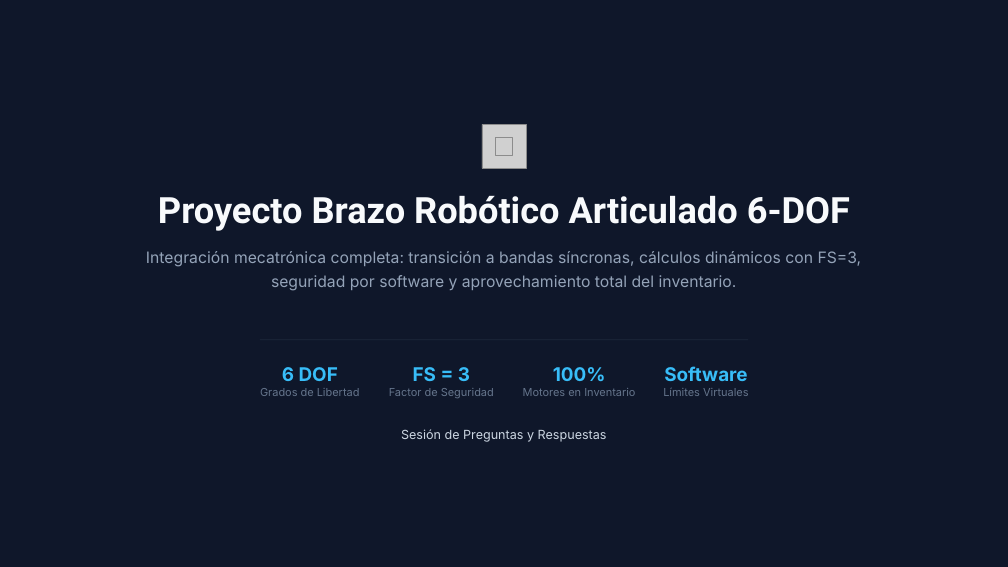
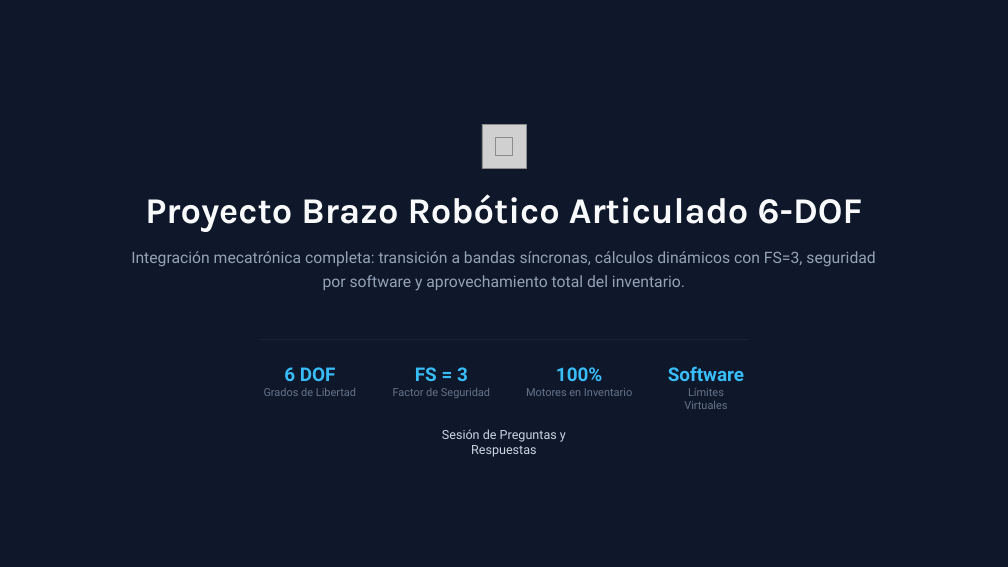
Before and after one commit to diegomaarquez/reBotArm, a slide deck: slide 21 of assets/Dume.pptx. Drawn at 1008x567 pixels with LibreOffice and Linux fonts; fonts in the diff are those of the drawing; grey boxes stand for pictures. Boxes give left, top, right and bottom in pixels: in the first picture for what was removed or moved away, otherwise in the second. Text is boxed around its words. In the diff, an @@ line names an element or a change of style, - is before the commit and + after.

```diff
--- a/assets/Dume.pptx
+++ b/assets/Dume.pptx
@@ text "Proyecto Brazo Robótico Articulado 6-DOF": place and size @@
-text "Proyecto Brazo Robótico Articulado 6-DOF" at box(158, 196, 850, 231)
+text "Proyecto Brazo Robótico Articulado 6-DOF" at box(145, 194, 863, 232)
@@ text "Proyecto Brazo Robótico Articulado 6-DOF" at box(145, 194, 863, 232): font Roboto to Karla @@
@@ font Inter to Roboto in 10 elements at box(131, 251, 875, 291), box(526, 388, 632, 396), box(668, 366, 744, 381), box(264, 388, 356, 396), box(684, 388, 727, 409), box(393, 388, 490, 398), box(442, 429, 566, 457), box(284, 367, 336, 381), box(415, 367, 468, 381), box(556, 367, 602, 381) @@
@@ text "Límites Virtuales": place and size @@
-text "Límites Virtuales" at box(663, 388, 749, 396)
+text "Límites Virtuales" at box(684, 388, 727, 409)
@@ text "Sesión de Preguntas y Respuestas": place and size @@
-text "Sesión de Preguntas y Respuestas" at box(401, 429, 607, 442)
+text "Sesión de Preguntas y Respuestas" at box(442, 429, 566, 457)
```
Also in this commit, not shown: 21 other slides changed.
